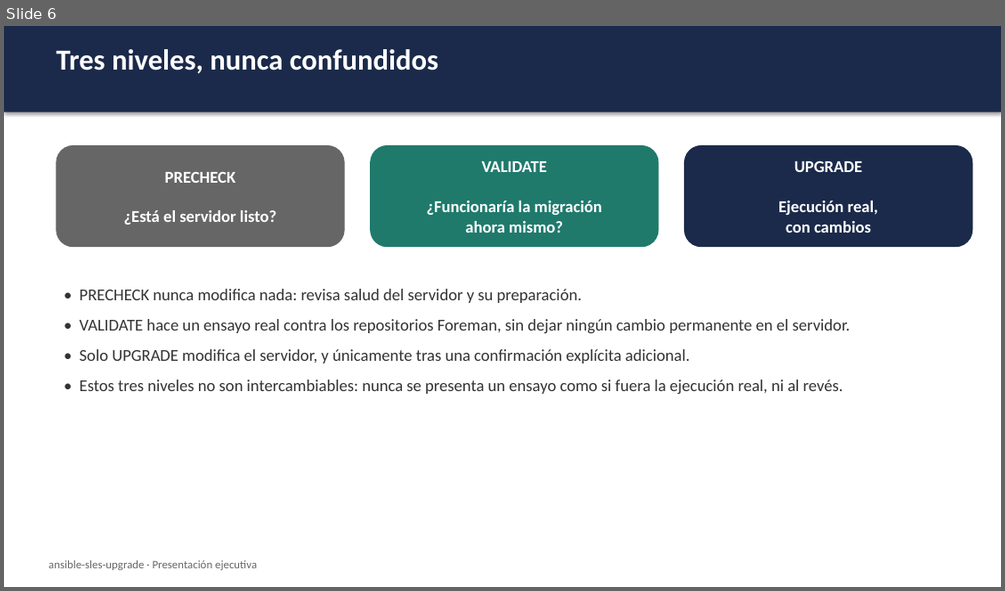
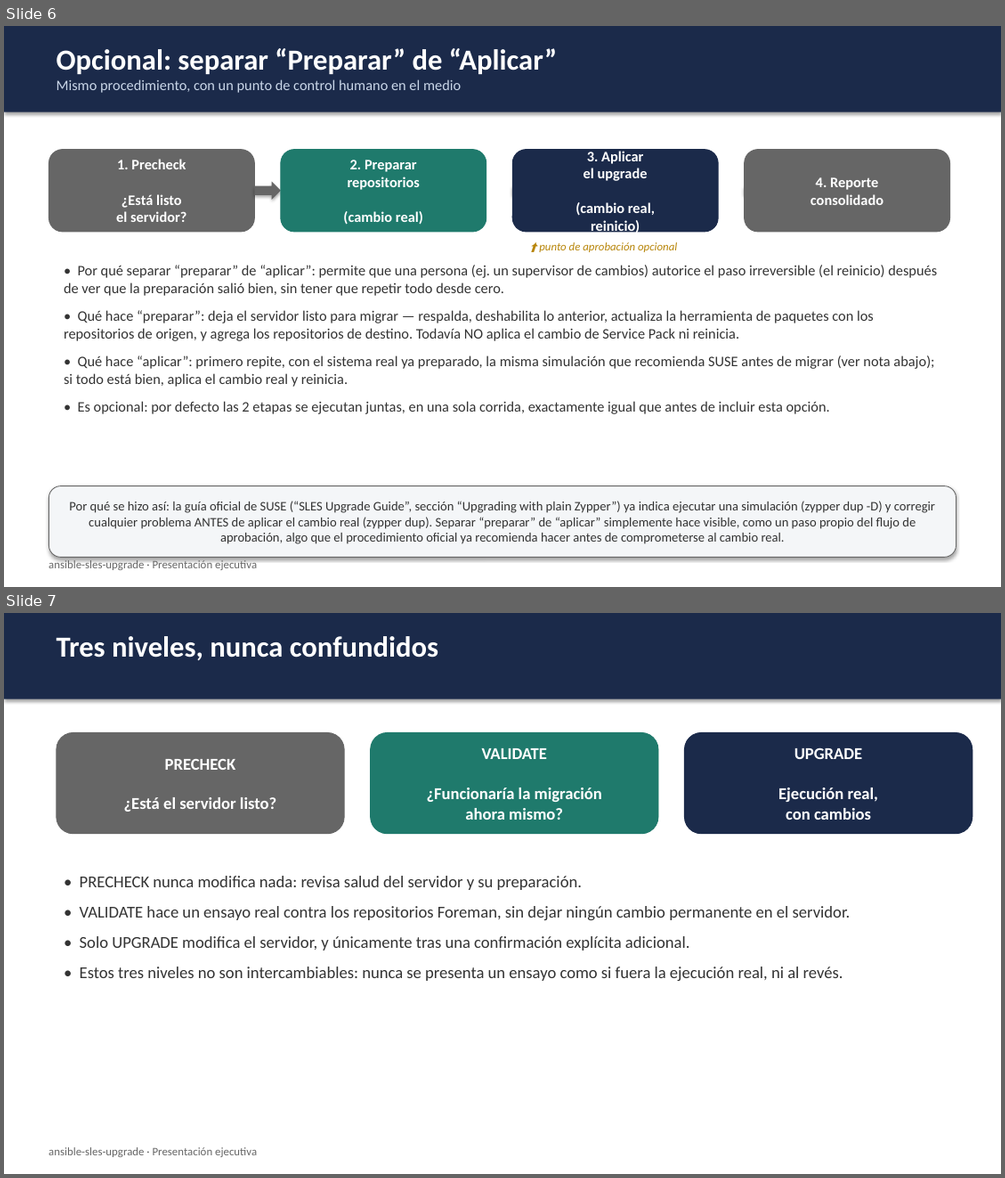
Before and after one commit to colcomerciodevs/Upgrade, a slide deck: sles15-upgradeV1/docs/presentacion/ansible-sles-upgrade-presentacion-ejecutiva.pptx. Shown one above the other, each under a label of ours: slide 6 before the commit, slides 6 and 7 after it. The pictures are 1005x591 and 1005x1178 pixels, drawn with LibreOffice and Linux fonts; fonts in the diff are those of the drawing. Boxes give left, top, right and bottom in pixels: in the first picture for what was removed or moved away, otherwise in the second. Text is boxed around its words. In the diff, an @@ line names an element or a change of style, - is before the commit and + after.

Commit message:
Actualización automática: 2026-10-05 17:15:46

```diff
--- a/sles15-upgradeV1/docs/presentacion/ansible-sles-upgrade-presentacion-ejecutiva.pptx
+++ b/sles15-upgradeV1/docs/presentacion/ansible-sles-upgrade-presentacion-ejecutiva.pptx
@@ slide 6 added at <box>4,26,1001,587</box>, background #FFFFFF @@
@@ rectangle added at <box>4,26,1001,112</box>, fill #1B2A4A @@
@@ text added at <box>57,48,557,93</box>, 14 pt, text #C9D6E8 @@
+Opcional: separar “Preparar” de “Aplicar”
+Mismo procedimiento, con un punto de control humano en el medio
@@ rounded rectangle added at <box>48,150,254,232</box>, fill #666666, outline #666666 0.75 pt, 14 pt, text #FFFFFF, bold @@
+1. Precheck
+¿Está listo
+el servidor?
@@ rounded rectangle added at <box>281,150,486,232</box>, fill #1F7A6C, outline #1F7A6C 0.75 pt, 14 pt, text #FFFFFF, bold @@
+2. Preparar
+repositorios
+(cambio real)
@@ rounded rectangle added at <box>512,150,718,232</box>, fill #1B2A4A, outline #1B2A4A 0.75 pt, 14 pt, text #FFFFFF, bold @@
+3. Aplicar
+el upgrade
+(cambio real,
+reinicio)
@@ rounded rectangle added at <box>744,150,950,232</box>, fill #666666, outline #666666 0.75 pt, 14 pt, text #FFFFFF, bold @@
+4. Reporte
+consolidado
@@ right arrow added at <box>254,182,281,200</box>, fill #666666 @@
@@ right arrow added at <box>512,182,539,200</box>, fill #666666 @@
@@ right arrow added at <box>744,182,770,200</box>, fill #666666 @@
@@ text added at <box>64,265,937,414</box>, 14 pt, text #333333 @@
+• Por qué separar “preparar” de “aplicar”: permite que una persona (ej. un supervisor de cambios) autorice el paso irreversible (el reinicio) después de ver que la preparación salió bien, sin tener que repetir todo desde cero.
+• Qué hace “preparar”: deja el servidor listo para migrar — respalda, deshabilita lo anterior, actualiza la herramienta de paquetes con los repositorios de origen, y agrega los repositorios de destino. Todavía NO aplica el cambio de Service Pack ni reinicia.
+• Qué hace “aplicar”: primero repite, con el sistema real ya preparado, la misma simulación que recomienda SUSE antes de migrar (ver nota abajo); si todo está bien, aplica el cambio real y reinicia.
+• Es opcional: por defecto las 2 etapas se ejecutan juntas, en una sola corrida, exactamente igual que antes de incluir esta opción.
@@ text added at <box>539,242,677,252</box>, 11 pt, text #B8860B, italic @@
+⬆ punto de aprobación opcional
@@ rounded rectangle added at <box>48,486,956,557</box>, fill #F4F6F8, outline #666666 0.75 pt, 12.5 pt, text #333333 @@
+Por qué se hizo así: la guía oficial de SUSE (“SLES Upgrade Guide”, sección “Upgrading with plain Zypper”) ya indica ejecutar una simulación (zypper dup -D) y corregir cualquier problema ANTES de aplicar el cambio real (zypper dup). Separar “preparar” de “aplicar” simplemente hace visible, como un paso propio del flujo de aprobación, algo que el procedimiento oficial ya recomienda hacer antes de comprometerse al cambio real.
@@ text added at <box>48,558,257,570</box>, 11 pt, text #666666 @@
+ansible-sles-upgrade · Presentación ejecutiva
@@ what was slide 6 is now slide 7 @@
```
Also in this commit, not shown: 4 slides changed, 15 other files.
